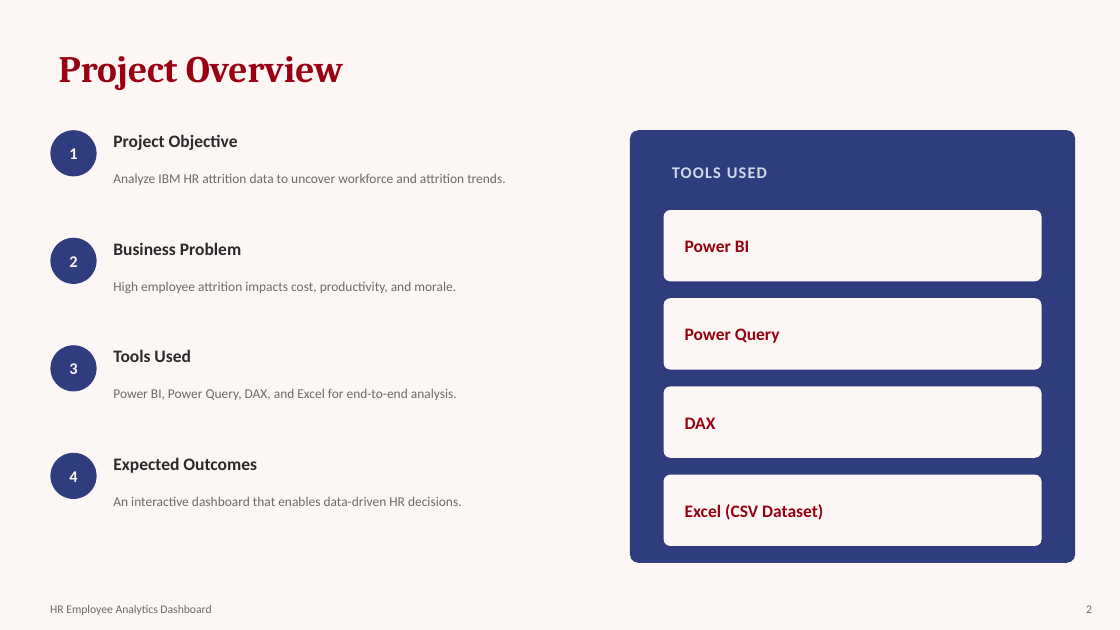
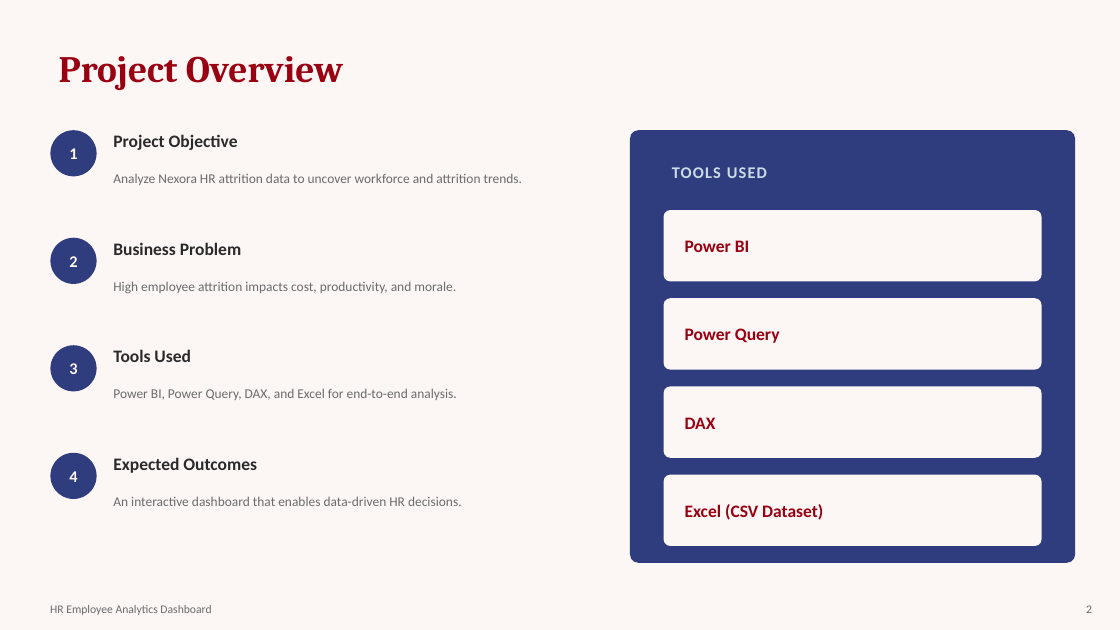
Before and after one commit to Ishan2025-new/Power-BI-Project----HR-Employee-Analytics-Dashboard, a slide deck: slide 2 of HR Employee Analytics Dashboard Presentation.pptx. Drawn at 1120x630 pixels with LibreOffice and Linux fonts; fonts in the diff are those of the drawing. Boxes give left, top, right and bottom in pixels: in the first picture for what was removed or moved away, otherwise in the second. Text is boxed around its words. In the diff, an @@ line names an element or a change of style, - is before the commit and + after.

```diff
--- a/HR Employee Analytics Dashboard Presentation.pptx
+++ b/HR Employee Analytics Dashboard Presentation.pptx
@@ text at (x1=113, y1=173, x2=522, y2=185): text changed @@
-Analyze IBM HR attrition data to uncover workforce and attrition trends.
+Analyze Nexora HR attrition data to uncover workforce and attrition trends.
```
Also in this commit, not shown: 4 other slides changed.
